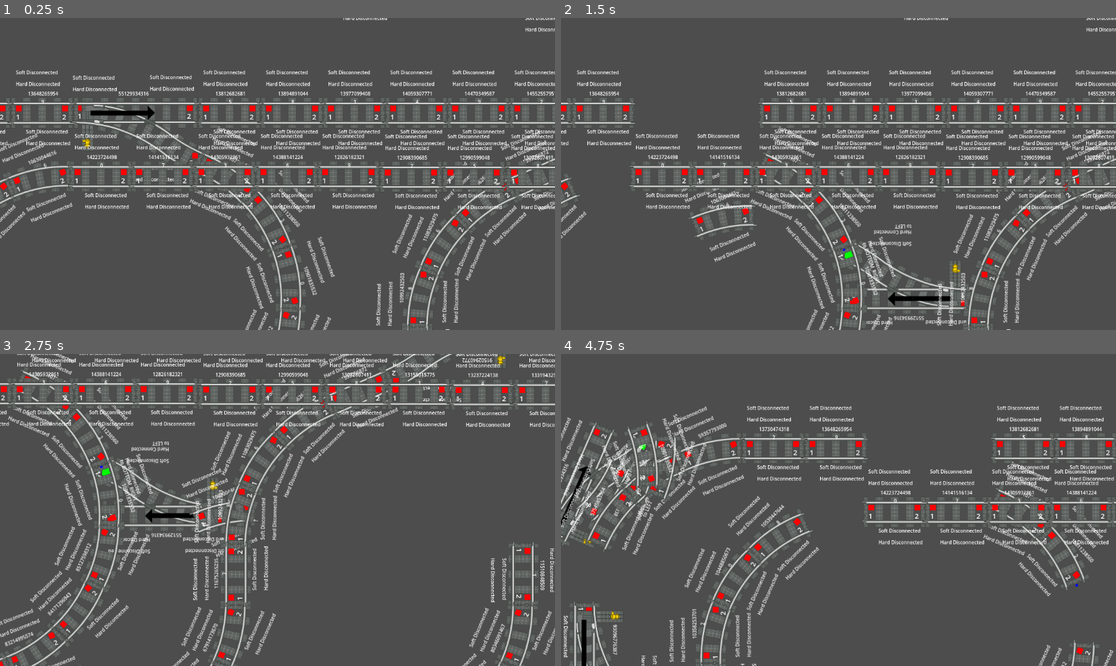
Above: before the commit, frames 1-4 (two rows, left to right).
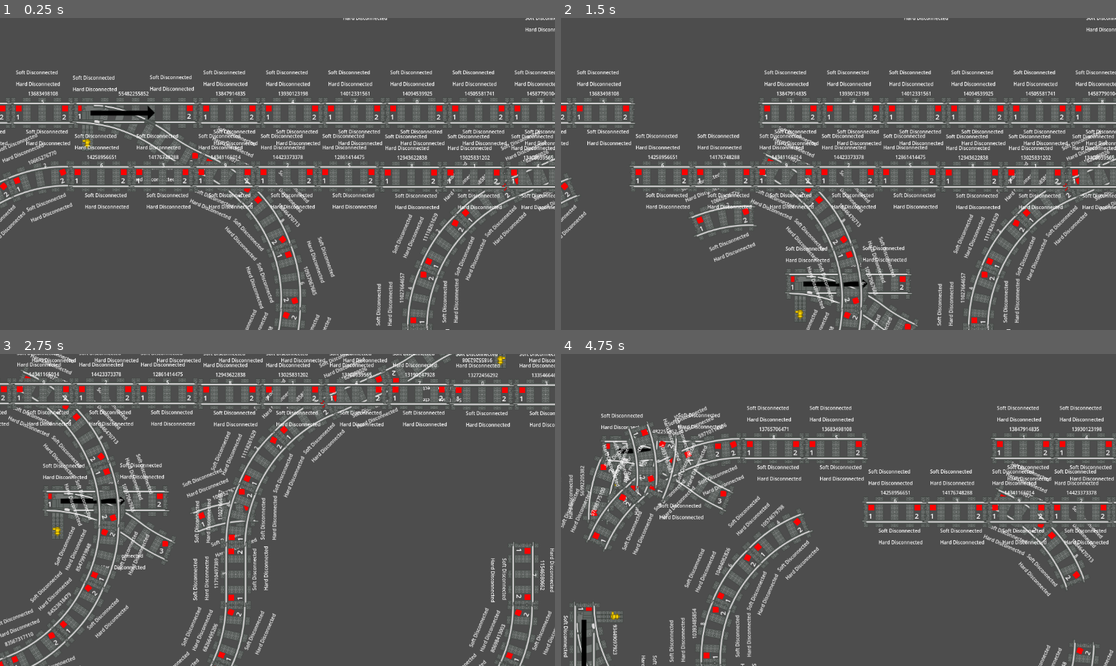
Above: after the commit, the same moments.

Repository: RustyRailways/RustyRailways
Game: Godot game, scene res://Main.tscn
Two runs of this game, one before a commit and one after it. Both use one fixed random seed, a clock stepped at 60 frames per second and the inputs below.
Inputs (mouse positions are in pixels of both pictures, inside the frame that each line leads up to):
- Up to frame 1 (0.25 s): no input
- Up to frame 2 (1.5 s): tap Enter at 0.5 s; drag from (699, 136) to (849, 308) at 0.52 s; drag from (599, 180) to (966, 298) at 1.27 s
- Up to frame 3 (2.75 s): tap Space at 2 s; move the mouse to (227, 516) at 2.02 s; hold Ctrl (pan_mode) from 2.03 s (still down); click (227, 516) at 2.17 s
- Up to frame 4 (4.75 s): release Ctrl (pan_mode) at 2.75 s; tap Enter at 2.75, 4.25 s; drag from (788, 634) to (666, 516) at 2.77 s; tap Space at 3.5 s; drag from (1077, 634) to (660, 466) at 3.52 s; drag from (588, 572) to (605, 491) at 4.27 s

The runs differ from the first frame. In frame 1, 0.7% of the frame differs, in the area x 6-100%, y 23-100%; in frame 2, 3.4%; in frame 3, 3.5%; in frame 4, 3.6%, in the area x 0-98%, y 18-100%.
Error before the commit: Parse Error: Function "force_update_connections()" not found in base self. (res://Main.gd:12)
Error after the commit: Invalid access to property or key 'force_update_connections_running' on a base object of type 'Window'. (res://train-track-pieces/BaseTrainTrackPiece.gd:190)

Commit message:
Add force update connections functionality to client
now you can build train track in the Godot editor itself, and they will correctly connect together when you run the client!

Diff:
--- a/client/Main.gd
+++ b/client/Main.gd
@@ -1,4 +1,8 @@
 extends Node2D
+
+var force_update_connections_running = false
+var force_update_connections_running_disable_next_tick = false
+var force_update_connections_running_disable_next_next_tick = false
 
 func _on_AutoDataUpdater_timeout():
 	# call all update methods (that will then call to send requests)
@@ -10,3 +14,25 @@
 
 func _ready() -> void:
 	force_update_connections()
+
+func _process(delta: float) -> void:
+	if force_update_connections_running_disable_next_next_tick:
+		force_update_connections_running_disable_next_tick = true
+		force_update_connections_running_disable_next_next_tick = false
+	elif force_update_connections_running_disable_next_tick:
+		force_update_connections_running = false
+		force_update_connections_running_disable_next_tick = false
+
+func force_update_connections() -> void:
+	# flag that a force_update_connections() is currently running
+	force_update_connections_running = true
+
+	# enable all ConnectionPointSnapAreas so that the connections can be made
+	for train_track_piece in $TrainTrackPieces.get_children():
+		if not train_track_piece.is_spawner:
+			for connection_point in train_track_piece.get_child(0).get_children():
+			#for connection_point in train_track_piece.get_node("./$ConnectionPoints").get_children():  # TODO: investigate why this does not work anymore (it did last time I checked I swear!)
+				(connection_point.get_node("ConnectionPointSnapArea").get_child(0) as CollisionShape2D).disabled = false
+
+	# flag that a force_update_connections() is currently not running anymore after 2 game ticks (so that the connections can be made meanwhile, this is the minimum amount of time you need to wait)
+	force_update_connections_running_disable_next_next_tick = true
--- a/client/train-track-pieces/BaseTrainTrackPiece.gd
+++ b/client/train-track-pieces/BaseTrainTrackPiece.gd
@@ -179,40 +179,48 @@
 	var other_connection_point = (other_body.get_parent() as RayCast2D)
 	var self_connection_point = self_body
 
+	# if other_body is not a grabbed body then it's probably caused by a force_update_connections() or is a bug as only grabbed bodies should be able to collide with self_body normally, TODO: revisit this
+	#if !(((other_connection_point.get_parent() as Node2D).get_parent() as Node2D).grabbed):
+		#push_warning("[WARNING] " + other_connection_point.name + "/" + other_body.name + " exited " + self_body.name + " which should not be possible, this is a possible bug!")
+		#return
+
+	print_debug("[DEBUG] " + (other_body.get_parent() as RayCast2D).name + "/" + other_body.name + " entered " + self_body.name)
+
+	# if a force_update_connections() is running then bypass the normal connection system and hard connect directly
+	if get_parent().get_parent().force_update_connections_running:
+		self_connection_point.hard_connected_to = other_connection_point
+		other_connection_point.hard_connected_to = self_connection_point
+
+	# soft connect and have _input() handle the hard connection
+	# also rotate the train track piece
+	else:
+		self_connection_point.soft_connected_to = other_connection_point
+		other_connection_point.soft_connected_to = self_connection_point
+
+		# rotate the other_connection_point parent (train track piece) to align it with self_connection_point parent (train track piece)
+		if self_connection_point.connection_point_id == CONNECTION_POINT_POSITION.LEFT:
+			((other_connection_point.get_parent() as Node2D).get_parent() as Node2D).rotation_degrees = - rad_to_deg(other_connection_point.target_position.angle()) - rad_to_deg(self_connection_point.target_position.angle()) + $".".rotation_degrees + 180
+		elif (self_connection_point.connection_point_id == CONNECTION_POINT_POSITION.TOP_RIGHT) || (self_connection_point.connection_point_id == CONNECTION_POINT_POSITION.BOTTOM_RIGHT):
+			((other_connection_point.get_parent() as Node2D).get_parent() as Node2D).rotation_degrees = rad_to_deg(self_connection_point.target_position.angle()) + $".".rotation_degrees
+
+func _on_ConnectionPoint_body_exited(other_body: Area2D, self_body: RayCast2D):
+	# NOTE:
+	#      - the currently grabbed body is other_body, self_body is the static body that launched the signal
+	#      - in this context we are doing things from the prospective of self_body (the interested ConnectionPoint of the static (non grabbed) train track piece)
+
+	# if other body is null then it probably means that that piece got trashed by the user and the disconnection got already handled so do nothing
+	if other_body == null:
+		return
+
+	# convert the 2 received arguments from the context of bodies colliding to the respective ConnectionPoint nodes
+	var other_connection_point = (other_body.get_parent() as RayCast2D)
+	var self_connection_point = self_body
+
 	# if other_body is not a grabbed body then it's probably a bug as only grabbed bodies should be able to collide with self_body
 	if !(((other_connection_point.get_parent() as Node2D).get_parent() as Node2D).grabbed):
 		push_warning("[WARNING] " + other_connection_point.name + "/" + other_body.name + " exited " + self_body.name + " which should not be possible, this is a possible bug!")
 		return
 
-	print_debug("[DEBUG] " + (other_body.get_parent() as RayCast2D).name + "/" + other_body.name + " entered " + self_body.name)
-
-	self_connection_point.soft_connected_to = other_connection_point
-	other_connection_point.soft_connected_to = self_connection_point
-
-	# rotate the other_connection_point parent (train track piece) to align it with self_connection_point parent (train track piece)
-	if self_connection_point.connection_point_id == CONNECTION_POINT_POSITION.LEFT:
-		((other_connection_point.get_parent() as Node2D).get_parent() as Node2D).rotation_degrees = - rad_to_deg(other_connection_point.target_position.angle()) - rad_to_deg(self_connection_point.target_position.angle()) + $".".rotation_degrees + 180
-	elif (self_connection_point.connection_point_id == CONNECTION_POINT_POSITION.TOP_RIGHT) || (self_connection_point.connection_point_id == CONNECTION_POINT_POSITION.BOTTOM_RIGHT):
-		((other_connection_point.get_parent() as Node2D).get_parent() as Node2D).rotation_degrees = rad_to_deg(self_connection_point.target_position.angle()) + $".".rotation_degrees
-
-func _on_ConnectionPoint_body_exited(other_body: Area2D, self_body: RayCast2D):
-	# NOTE:
-	#      - the currently grabbed body is other_body, self_body is the static body that launched the signal
-	#      - in this context we are doing things from the prospective of self_body (the interested ConnectionPoint of the static (non grabbed) train track piece)
-
-	# if other body is null then it probably means that that piece got trashed by the user and the disconnection got already handled so do nothing
-	if other_body == null:
-		return
-
-	# convert the 2 received arguments from the context of bodies colliding to the respective ConnectionPoint nodes
-	var other_connection_point = (other_body.get_parent() as RayCast2D)
-	var self_connection_point = self_body
-
-	# if other_body is not a grabbed body then it's probably a bug as only grabbed bodies should be able to collide with self_body
-	if !(((other_connection_point.get_parent() as Node2D).get_parent() as Node2D).grabbed):
-		push_warning("[WARNING] " + other_connection_point.name + "/" + other_body.name + " exited " + self_body.name + " which should not be possible, this is a possible bug!")
-		return
-
 	print_debug("[DEBUG] " + (other_body.get_parent() as RayCast2D).name + "/" + other_body.name + " exited " + self_body.name)
 
 	if self_connection_point.soft_connected_to != null && other_connection_point.soft_connected_to != null:
